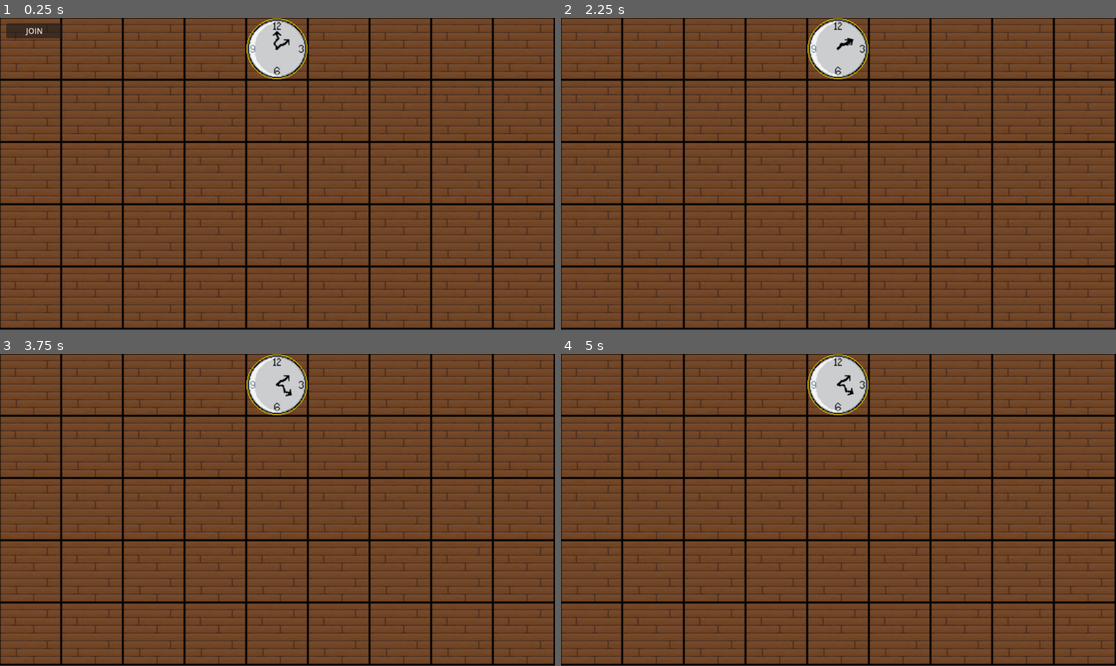
Above: before the commit, frames 1-4 (two rows, left to right).
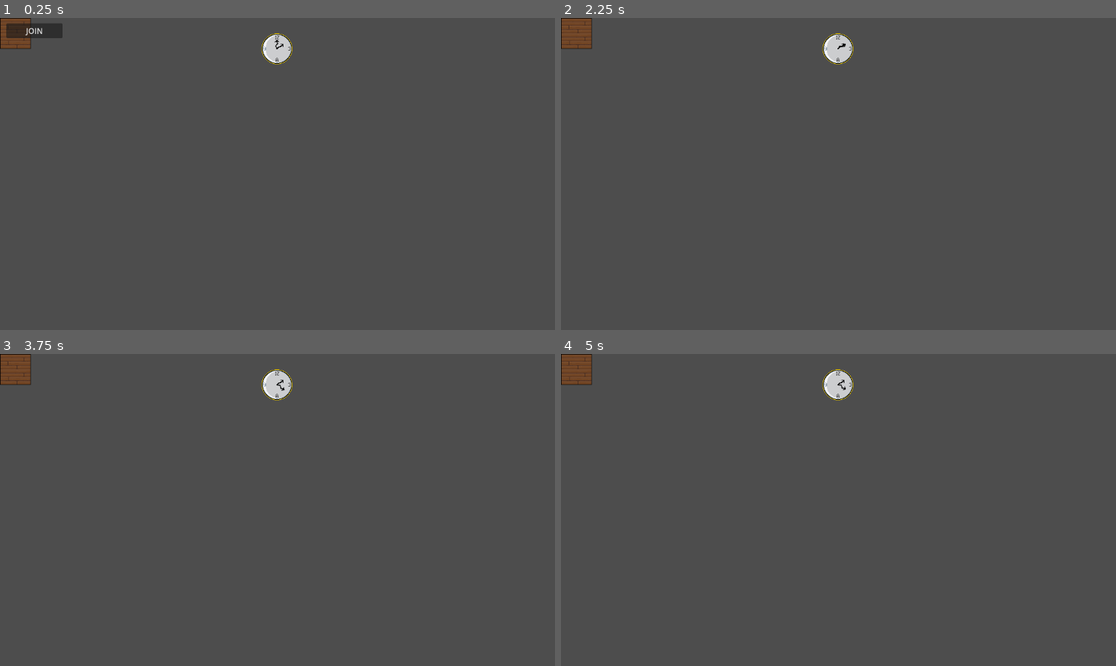
Above: after the commit, the same moments.

Repository: tredden330/Pixel_Wiz
Game: Godot game, scene res://Scenes/level.tscn
Same seed, same stepped clock (60 frames per second), same inputs: the game is played once before the commit and once after it.
Inputs (mouse positions are in pixels of both pictures, inside the frame that each line leads up to):
- Up to frame 1 (0.25 s): no input
- Up to frame 2 (2.25 s): tap Enter at 0.5 s; move the mouse to (960, 158) at 0.52 s; hold D (right) 0.53-1.25 s; hold E (fireball) 0.53-1.25 s; click "JOIN" at 1.25 s; click "Start" at 2 s
- Up to frame 3 (3.75 s): move the mouse to (166, 525) at 2.77 s; hold S (down) 2.78-3.53 s; tap E (fireball) at 2.85 s; move the mouse to (333, 441) at 3.52 s; hold D (right) from 3.53 s (still down); hold Down (move_down_2) from 3.53 s (still down)
- Up to frame 4 (5 s): tap E (fireball) at 3.8, 4.55 s; move the mouse to (810, 572) at 4.27 s; release D (right) at 4.28 s; release Down (move_down_2) at 4.28 s; hold W (move_up_1) from 4.28 s (still down); tap Up (move_up_2) at 4.35 s

The runs differ from the first frame. In frame 1, 99% of the frame differs, in the area x 0-100%, y 0-100%; in frame 2, 99%; in frame 3, 99%; in frame 4, 99%.

Commit message:
iNTENTION

Diff:
--- a/wizard_battler/Scenes/floor.tscn
+++ b/wizard_battler/Scenes/floor.tscn
@@ -3,14 +3,9 @@
 [ext_resource type="Texture2D" uid="uid://bqt58rrql2lj7" path="res://Graphics/Tiles/WoodTile.png" id="1_fn5pt"]
 
 [node name="Floor" type="Node2D"]
-position = Vector2(1, -1)
-scale = Vector2(2, 2)
 
 [node name="Sprite2D" type="Sprite2D" parent="."]
 texture_repeat = 2
-position = Vector2(-1, -1.49012e-08)
-scale = Vector2(1, 1.01)
 texture = ExtResource("1_fn5pt")
 centered = false
-region_enabled = true
-region_rect = Rect2(0, 0, 578, 321)
+region_rect = Rect2(0, 0, 64, 64)
--- a/wizard_battler/Scenes/level.tscn
+++ b/wizard_battler/Scenes/level.tscn
@@ -15,7 +15,6 @@
 
 [node name="Clock" parent="." instance=ExtResource("4_uvoia")]
 position = Vector2(575, 64)
-scale = Vector2(1.97, 1.97)
 
 [node name="Network Manager" type="Node" parent="."]
 script = ExtResource("5_dc4xo")
--- a/wizard_battler/Scenes/player.tscn
+++ b/wizard_battler/Scenes/player.tscn
@@ -9,6 +9,7 @@
 [ext_resource type="Texture2D" uid="uid://t16duq6j5q4y" path="res://Graphics/Fire/Fire Wizard4.png" id="7_qkdkg"]
 [ext_resource type="Texture2D" uid="uid://re47lmlxxfap" path="res://Graphics/Fire/Fire Wizard5.png" id="8_4mml1"]
 [ext_resource type="Texture2D" uid="uid://cm1f0d2qhiphh" path="res://Graphics/Fire/Fire Wizard6.png" id="9_6vkuo"]
+[ext_resource type="Texture2D" uid="uid://kjyo2ws7muxm" path="res://Graphics/Fire/Fire_Intention.png" id="10_fyqfc"]
 
 [sub_resource type="SpriteFrames" id="SpriteFrames_ycsj2"]
 animations = [{
@@ -44,7 +45,6 @@
 script = ExtResource("1_mn4sf")
 
 [node name="Fire_Idle" type="Sprite2D" parent="."]
-position = Vector2(6, 0)
 texture = ExtResource("2_urjhg")
 
 [node name="Arrow_parent" type="Node2D" parent="."]
@@ -54,9 +54,10 @@
 texture = ExtResource("3_341hn")
 
 [node name="Casting_Animation" type="AnimatedSprite2D" parent="."]
-position = Vector2(6, 0)
 sprite_frames = SubResource("SpriteFrames_ycsj2")
 frame = 6
 frame_progress = 1.0
 
 [node name="Fire_Intention" type="Sprite2D" parent="."]
+visible = false
+texture = ExtResource("10_fyqfc")
--- a/wizard_battler/Scripts/player.gd
+++ b/wizard_battler/Scripts/player.gd
@@ -47,10 +47,12 @@
 		facing = calculateFacing(mouse)
 		$"../Projectile Manager".addFireball(xpos, ypos, facing)
 		idleAnimation.hide()
+		$Fire_Intention.hide()
 		castingAnimation.show()
 		castingAnimation.play()
 	position.x = (xpos * 128) + 64
 	position.y = (ypos * 128) + 64
+	$Fire_Intention.hide()
 	action = null
 
 # Called every frame. 'delta' is the elapsed time since the previous frame.
@@ -67,12 +69,24 @@
 		#set action
 		if Input.is_action_pressed("up"):
 			action = "up"
+			$Fire_Intention.position.x = 0
+			$Fire_Intention.position.y = -51
+			$Fire_Intention.show()
 		elif Input.is_action_pressed("down"):
 			action = "down"
+			$Fire_Intention.position.x = 0
+			$Fire_Intention.position.y = 51
+			$Fire_Intention.show()
 		elif Input.is_action_pressed("left"):
 			action = "left"
+			$Fire_Intention.position.x = -51
+			$Fire_Intention.position.y = 0
+			$Fire_Intention.show()
 		elif Input.is_action_pressed("right"):
 			action = "right"
+			$Fire_Intention.position.x = 51
+			$Fire_Intention.position.y = 0
+			$Fire_Intention.show()
 		elif Input.is_action_pressed("fireball"):
 			action = "fireball"
 
Not shown: 1 places in wizard_battler/Scenes/player.tscn that only renumber resources
